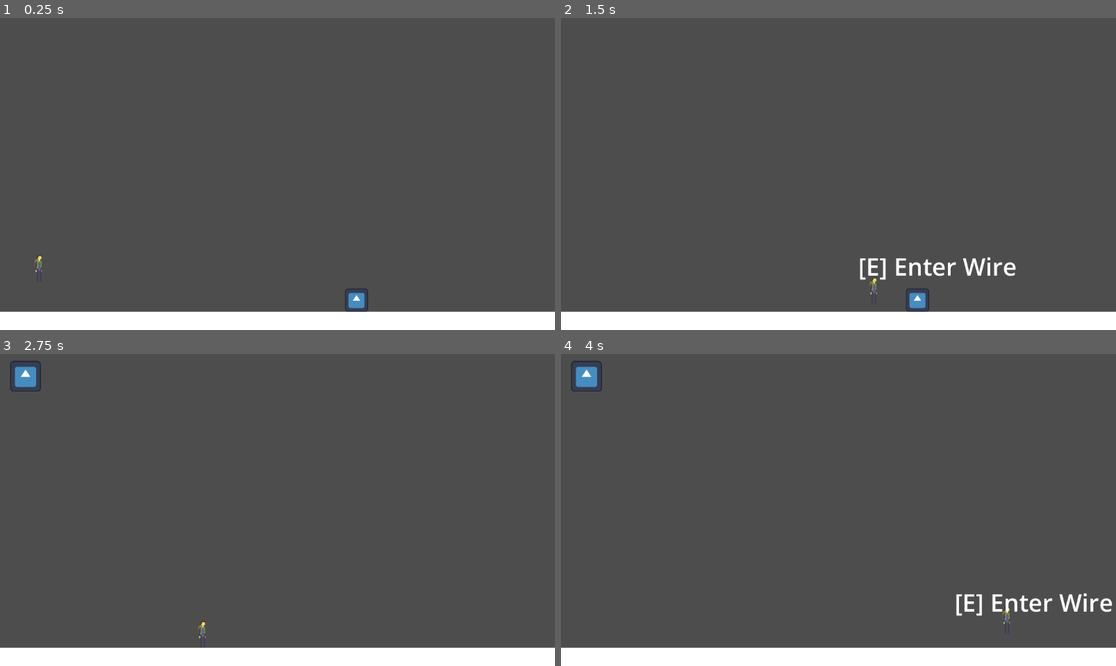
Above: before the commit, frames 1-4 (two rows, left to right).
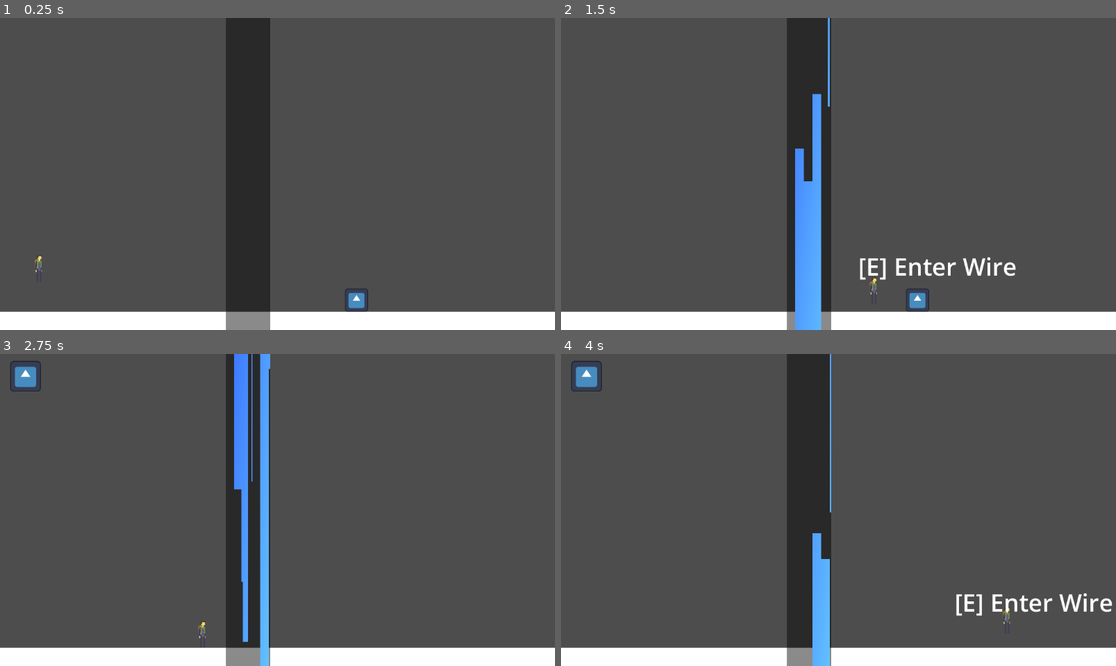
Above: after the commit, the same moments.

Repository: The-Spark-Industries/spark-energy
Game: Godot game, scene res://Master Scenes/level1.tscn
Two runs of this game, one before a commit and one after it. Both use one fixed random seed, a clock stepped at 60 frames per second and the inputs below. The engine's default icon, where the game draws it, is replaced by a stand-in: a white triangle on a blue panel in a dark square.
Inputs:
- Up to frame 1 (0.25 s): no input
- Up to frame 2 (1.5 s): hold Right (ui_right) from 0.53 s (still down); tap E (interact) at 0.6, 1.35 s; tap Space (jump) at 0.77 s
- Up to frame 3 (2.75 s): tap Space (jump) at 1.52 s; release Right (ui_right) at 2.03 s; hold Left (ui_left) from 2.03 s (still down); tap E (interact) at 2.1 s
- Up to frame 4 (4 s): release Left (ui_left) at 2.78 s; hold Right (ui_right) from 2.78 s (still down); tap E (interact) at 2.85, 3.6 s; tap Space (jump) at 3.02, 3.77 s

The runs differ from the first frame. In frame 1, 8.0% of the frame differs, in the area x 40-49%, y 0-100%; in frame 2, 8.0%; in frame 3, 8.0%; in frame 4, 8.0%.

Commit message:
actual shader

Diff:
--- /dev/null
+++ b/Level 1/Level 1 Art Assets/Shaders/WaterFall.gdshader
@@ -0,0 +1,62 @@
+shader_type canvas_item;
+
+uniform sampler2D SCREEN_TEXTURE : hint_screen_texture, filter_linear_mipmap;
+uniform float distortion_strength : hint_range(0.0, 0.05) = 0.02;
+
+uniform vec2 u_mouse;
+uniform vec2 u_resolution = vec2(1280.0, 720.0);
+
+uniform float background_alpha : hint_range(0.0, 1.0) = 0.1;
+
+uniform vec3 tint_color : source_color = vec3(0.1, 0.4, 1.0);
+uniform float opacity : hint_range(0.0, 1.0) = 0.8;
+
+float random_float(float x) {
+    return fract(sin(x) * 1e4);
+}
+
+float random_vec2(vec2 st) {
+    return fract(sin(dot(st.xy, vec2(12.9898, 78.233))) * 43758.5453123);
+}
+
+float pattern(vec2 st, vec2 v, float t) {
+    vec2 p = floor(st + v);
+    return step(t, random_float(100.0 + p.x * .000001 + p.y * .000001)
+                + random_float(p.x) * 0.5);
+}
+
+void fragment() {
+    vec2 st = FRAGCOORD.xy / u_resolution.xy;
+    st.x *= u_resolution.x / u_resolution.y;
+
+    vec2 grid = vec2(40.0, 30.0);
+    st *= grid;
+
+    vec2 ipos = floor(st);
+    vec2 fpos = fract(st);
+
+    vec2 vel = vec2(TIME * 1.4 * max(grid.x, grid.y));
+    vel *= vec2(0.05, -1.5) * random_float(2.0 + ipos.x);
+
+    vec2 offset = vec2(0.1, 0.0);
+
+    float threshold = 0.5 + u_mouse.x / u_resolution.x;
+
+    vec3 color = vec3(0.0);
+    color.r = pattern(st + offset, vel, threshold);
+    color.g = pattern(st, vel, threshold);
+    color.b = pattern(st - offset, vel, threshold);
+
+    color *= step(0.4, 1);
+
+	vec3 blue = vec3(0.1, 0.4, 1.0); // nice electric blue
+	float alpha = 0.6;              // 0.0 = invisible, 1.0 = solid
+
+	float mask = smoothstep(0.0, 1.0, 1.0 - color.r);
+
+	vec3 final_color = tint_color * mask;
+
+	float final_alpha = mix(background_alpha, opacity, mask);
+
+	COLOR = vec4(final_color, final_alpha);
+}
--- a/Master Scenes/level1.tscn
+++ b/Master Scenes/level1.tscn
@@ -7,9 +7,10 @@
 [ext_resource type="PackedScene" uid="uid://b3wrn5c1q8iuw" path="res://Master Scenes/pauseMenu.tscn" id="4_nuwp2"]
 [ext_resource type="Script" uid="uid://b5agu4nw8ytqn" path="res://Scripts/WirePath.gd" id="5_wirepath"]
 [ext_resource type="Script" uid="uid://bqfwoq83t3tyc" path="res://Scripts/WireEnd.gd" id="6_wireend"]
-[ext_resource type="PackedScene" uid="uid://dgy5vnulqv524" path="res://Master Scenes/WaterBlock.tscn" id="7_rgorn"]
+[ext_resource type="PackedScene" uid="uid://5ao3osj84mxr" path="res://Master Scenes/WaterBlock.tscn" id="7_rgorn"]
 [ext_resource type="PackedScene" path="res://Master Scenes/Checkpoint.tscn" id="8_tiul6"]
 [ext_resource type="PackedScene" uid="uid://g5lflum2cu2t" path="res://Master Scenes/WaterShoes.tscn" id="9_gdrb5"]
+[ext_resource type="Shader" uid="uid://blfxpyl8w6jjv" path="res://Level 1/Level 1 Art Assets/Shaders/WaterFall.gdshader" id="11_l37wp"]
 
 [sub_resource type="PhysicsMaterial" id="PhysicsMaterial_lyd6k"]
 
@@ -60,26 +61,41 @@
 [sub_resource type="CircleShape2D" id="CircleShape2D_w3b"]
 radius = 60.0
 
-[node name="Level1" type="Node2D" unique_id=320706740]
-
-[node name="platform" type="StaticBody2D" parent="." unique_id=1844586003]
+[sub_resource type="ShaderMaterial" id="ShaderMaterial_aqaee"]
+shader = ExtResource("11_l37wp")
+shader_parameter/distortion_strength = 0.05000000074506
+shader_parameter/u_mouse = Vector2(0, 0)
+shader_parameter/u_resolution = Vector2(1280, 720)
+shader_parameter/background_alpha = 0.46000002185
+shader_parameter/tint_color = Color(0.20002729, 0.39182138, 1, 1)
+shader_parameter/opacity = 1.0
+
+[sub_resource type="Gradient" id="Gradient_l37wp"]
+
+[sub_resource type="GradientTexture2D" id="GradientTexture2D_aqaee"]
+gradient = SubResource("Gradient_l37wp")
+fill_to = Vector2(1, 1)
+
+[node name="Level1" type="Node2D"]
+
+[node name="platform" type="StaticBody2D" parent="."]
 position = Vector2(853, 1353)
 physics_material_override = SubResource("PhysicsMaterial_lyd6k")
 
-[node name="MeshInstance2D" type="MeshInstance2D" parent="platform" unique_id=8104759]
+[node name="MeshInstance2D" type="MeshInstance2D" parent="platform"]
 scale = Vector2(2.0440001, 120.5)
 mesh = SubResource("QuadMesh_6015k")
 
-[node name="CollisionShape2D" type="CollisionShape2D" parent="platform" unique_id=483602300]
+[node name="CollisionShape2D" type="CollisionShape2D" parent="platform"]
 position = Vector2(2, 0)
 shape = SubResource("RectangleShape2D_4hvuo")
 
-[node name="RoomCamera" type="Camera2D" parent="." unique_id=1812731569]
+[node name="RoomCamera" type="Camera2D" parent="."]
 position = Vector2(577, 314)
 script = ExtResource("3_roomcam")
 camera_targets_path = NodePath("../CameraPoints")
 
-[node name="pauseMenu" parent="RoomCamera" unique_id=1118913350 instance=ExtResource("4_nuwp2")]
+[node name="pauseMenu" parent="RoomCamera" instance=ExtResource("4_nuwp2")]
 visible = false
 anchors_preset = 0
 anchor_right = 0.0
@@ -92,187 +108,202 @@
 grow_vertical = 1
 scale = Vector2(1.2, 1.2)
 
-[node name="gameInterface" parent="RoomCamera" unique_id=2083672228 instance=ExtResource("3_303fj")]
+[node name="gameInterface" parent="RoomCamera" instance=ExtResource("3_303fj")]
 offset_left = -555.0
 offset_top = -307.0
 offset_right = -555.0
 offset_bottom = -307.0
 scale = Vector2(0.5, 0.5)
 
-[node name="CharacterBody2D" type="CharacterBody2D" parent="." unique_id=1023514506]
+[node name="CharacterBody2D" type="CharacterBody2D" parent="."]
 position = Vector2(406, 1156)
 script = ExtResource("1_vly50")
 
-[node name="CollisionShape2D" type="CollisionShape2D" parent="CharacterBody2D" unique_id=159246419]
+[node name="CollisionShape2D" type="CollisionShape2D" parent="CharacterBody2D"]
 position = Vector2(-1, 2)
 shape = SubResource("RectangleShape2D_y4dr7")
 
-[node name="Sprite2D" type="Sprite2D" parent="CharacterBody2D" unique_id=648467936]
+[node name="Sprite2D" type="Sprite2D" parent="CharacterBody2D"]
 texture = ExtResource("2_nuwp2")
 
-[node name="CameraPoints" type="Node2D" parent="." unique_id=672961212]
+[node name="CameraPoints" type="Node2D" parent="."]
 position = Vector2(-1099, 1007)
 
-[node name="Node2D5" type="Node2D" parent="CameraPoints" unique_id=1681594411]
+[node name="Node2D5" type="Node2D" parent="CameraPoints"]
 position = Vector2(4000, 0)
 
-[node name="Node2D4" type="Node2D" parent="CameraPoints" unique_id=1813217306]
+[node name="Node2D4" type="Node2D" parent="CameraPoints"]
 position = Vector2(3000, 0)
 
-[node name="Node2D3" type="Node2D" parent="CameraPoints" unique_id=1282915343]
+[node name="Node2D3" type="Node2D" parent="CameraPoints"]
 position = Vector2(2000, 0)
 
-[node name="Node2D2" type="Node2D" parent="CameraPoints" unique_id=609835357]
+[node name="Node2D2" type="Node2D" parent="CameraPoints"]
 position = Vector2(1000, 0)
 
-[node name="Node2D" type="Node2D" parent="CameraPoints" unique_id=1172714710]
-
-[node name="WirePath1" type="Node2D" parent="." unique_id=1125744823]
+[node name="Node2D" type="Node2D" parent="CameraPoints"]
+
+[node name="WirePath1" type="Node2D" parent="."]
 position = Vector2(482, 1254)
 script = ExtResource("5_wirepath")
 
-[node name="Path2D" type="Path2D" parent="WirePath1" unique_id=1211272085]
+[node name="Path2D" type="Path2D" parent="WirePath1"]
 curve = SubResource("Curve2D_wire1")
 
-[node name="PathFollow2D" type="PathFollow2D" parent="WirePath1/Path2D" unique_id=432903862]
+[node name="PathFollow2D" type="PathFollow2D" parent="WirePath1/Path2D"]
 rotation = -1.2906986
 
-[node name="EndA" type="Area2D" parent="WirePath1" unique_id=1221913779]
-collision_layer = 0
-script = ExtResource("6_wireend")
-
-[node name="CollisionShape2D" type="CollisionShape2D" parent="WirePath1/EndA" unique_id=1295475477]
+[node name="EndA" type="Area2D" parent="WirePath1"]
+collision_layer = 0
+script = ExtResource("6_wireend")
+
+[node name="CollisionShape2D" type="CollisionShape2D" parent="WirePath1/EndA"]
 shape = SubResource("CircleShape2D_w1a")
 
-[node name="Prompt" type="Label" parent="WirePath1/EndA" unique_id=1691917041]
-visible = false
-offset_left = -40.0
-offset_top = -90.0
-offset_right = 60.0
-offset_bottom = -70.0
-theme_override_font_sizes/font_size = 50
-text = "[E] Enter Wire"
-
-[node name="EndB" type="Area2D" parent="WirePath1" unique_id=1079659657]
+[node name="Prompt" type="Label" parent="WirePath1/EndA"]
+visible = false
+offset_left = -40.0
+offset_top = -90.0
+offset_right = 60.0
+offset_bottom = -70.0
+theme_override_font_sizes/font_size = 50
+text = "[E] Enter Wire"
+
+[node name="EndB" type="Area2D" parent="WirePath1"]
 position = Vector2(500, 0)
 collision_layer = 0
 script = ExtResource("6_wireend")
 is_start = false
 
-[node name="CollisionShape2D" type="CollisionShape2D" parent="WirePath1/EndB" unique_id=906745439]
+[node name="CollisionShape2D" type="CollisionShape2D" parent="WirePath1/EndB"]
 position = Vector2(-14, 0)
 shape = SubResource("CircleShape2D_w1b")
 
-[node name="Prompt" type="Label" parent="WirePath1/EndB" unique_id=2057939934]
-visible = false
-offset_left = -40.0
-offset_top = -90.0
-offset_right = 60.0
-offset_bottom = -70.0
-theme_override_font_sizes/font_size = 50
-text = "[E] Enter Wire"
-
-[node name="WirePath2" type="Node2D" parent="." unique_id=916138111]
+[node name="Prompt" type="Label" parent="WirePath1/EndB"]
+visible = false
+offset_left = -40.0
+offset_top = -90.0
+offset_right = 60.0
+offset_bottom = -70.0
+theme_override_font_sizes/font_size = 50
+text = "[E] Enter Wire"
+
+[node name="WirePath2" type="Node2D" parent="."]
 position = Vector2(1182, 1254)
 script = ExtResource("5_wirepath")
 
-[node name="Path2D" type="Path2D" parent="WirePath2" unique_id=999994171]
+[node name="Path2D" type="Path2D" parent="WirePath2"]
 material = SubResource("CanvasItemMaterial_y4dr7")
 scale = Vector2(1, 0.26)
 curve = SubResource("Curve2D_wire2")
 
-[node name="PathFollow2D" type="PathFollow2D" parent="WirePath2/Path2D" unique_id=586326500]
+[node name="PathFollow2D" type="PathFollow2D" parent="WirePath2/Path2D"]
 rotation = -0.9496912
 
-[node name="EndA" type="Area2D" parent="WirePath2" unique_id=1109308881]
-collision_layer = 0
-script = ExtResource("6_wireend")
-
-[node name="CollisionShape2D" type="CollisionShape2D" parent="WirePath2/EndA" unique_id=1036708283]
+[node name="EndA" type="Area2D" parent="WirePath2"]
+collision_layer = 0
+script = ExtResource("6_wireend")
+
+[node name="CollisionShape2D" type="CollisionShape2D" parent="WirePath2/EndA"]
 shape = SubResource("CircleShape2D_w2a")
 
-[node name="Prompt" type="Label" parent="WirePath2/EndA" unique_id=888101419]
-visible = false
-offset_left = -40.0
-offset_top = -90.0
-offset_right = 60.0
-offset_bottom = -70.0
-theme_override_font_sizes/font_size = 50
-text = "[E] Enter Wire"
-
-[node name="EndB" type="Area2D" parent="WirePath2" unique_id=525046066]
+[node name="Prompt" type="Label" parent="WirePath2/EndA"]
+visible = false
+offset_left = -40.0
+offset_top = -90.0
+offset_right = 60.0
+offset_bottom = -70.0
+theme_override_font_sizes/font_size = 50
+text = "[E] Enter Wire"
+
+[node name="EndB" type="Area2D" parent="WirePath2"]
 position = Vector2(800, 0)
 collision_layer = 0
 script = ExtResource("6_wireend")
 is_start = false
 
-[node name="CollisionShape2D" type="CollisionShape2D" parent="WirePath2/EndB" unique_id=99447628]
+[node name="CollisionShape2D" type="CollisionShape2D" parent="WirePath2/EndB"]
 shape = SubResource("CircleShape2D_w2b")
 
-[node name="Prompt" type="Label" parent="WirePath2/EndB" unique_id=1590455286]
-visible = false
-offset_left = -40.0
-offset_top = -90.0
-offset_right = 60.0
-offset_bottom = -70.0
-theme_override_font_sizes/font_size = 50
-text = "[E] Enter Wire"
-
-[node name="WirePath3" type="Node2D" parent="." unique_id=1094322965]
+[node name="Prompt" type="Label" parent="WirePath2/EndB"]
+visible = false
+offset_left = -40.0
+offset_top = -90.0
+offset_right = 60.0
+offset_bottom = -70.0
+theme_override_font_sizes/font_size = 50
+text = "[E] Enter Wire"
+
+[node name="WirePath3" type="Node2D" parent="."]
 position = Vector2(-114, 1241)
 script = ExtResource("5_wirepath")
 
-[node name="Path2D" type="Path2D" parent="WirePath3" unique_id=1222895979]
+[node name="Path2D" type="Path2D" parent="WirePath3"]
 position = Vector2(-349, 14.999981)
 scale = Vector2(1.114618, 0.22846451)
 curve = SubResource("Curve2D_wire3")
 
-[node name="PathFollow2D" type="PathFollow2D" parent="WirePath3/Path2D" unique_id=834413157]
+[node name="PathFollow2D" type="PathFollow2D" parent="WirePath3/Path2D"]
 rotation = -1.2933193
 
-[node name="EndA" type="Area2D" parent="WirePath3" unique_id=1349027901]
+[node name="EndA" type="Area2D" parent="WirePath3"]
 position = Vector2(-345, 2)
 collision_layer = 0
 script = ExtResource("6_wireend")
 
-[node name="CollisionShape2D" type="CollisionShape2D" parent="WirePath3/EndA" unique_id=267454114]
+[node name="CollisionShape2D" type="CollisionShape2D" parent="WirePath3/EndA"]
 position = Vector2(-2, 0)
 shape = SubResource("CircleShape2D_w3a")
 
-[node name="Prompt" type="Label" parent="WirePath3/EndA" unique_id=424495009]
-visible = false
-offset_left = -40.0
-offset_top = -90.0
-offset_right = 60.0
-offset_bottom = -70.0
-theme_override_font_sizes/font_size = 50
-text = "[E] Enter Wire"
-
-[node name="EndB" type="Area2D" parent="WirePath3" unique_id=512753618]
+[node name="Prompt" type="Label" parent="WirePath3/EndA"]
+visible = false
+offset_left = -40.0
+offset_top = -90.0
+offset_right = 60.0
+offset_bottom = -70.0
+theme_override_font_sizes/font_size = 50
+text = "[E] Enter Wire"
+
+[node name="EndB" type="Area2D" parent="WirePath3"]
 position = Vector2(321, -5)
 collision_layer = 0
 script = ExtResource("6_wireend")
 is_start = false
 
-[node name="CollisionShape2D" type="CollisionShape2D" parent="WirePath3/EndB" unique_id=261022935]
+[node name="CollisionShape2D" type="CollisionShape2D" parent="WirePath3/EndB"]
 position = Vector2(-45, 15)
 shape = SubResource("CircleShape2D_w3b")
 
-[node name="Prompt" type="Label" parent="WirePath3/EndB" unique_id=1550603915]
-visible = false
-offset_left = -40.0
-offset_top = -90.0
-offset_right = 60.0
-offset_bottom = -70.0
-theme_override_font_sizes/font_size = 50
-text = "[E] Enter Wire"
-
-[node name="WaterBlock" parent="." unique_id=1311997150 instance=ExtResource("7_rgorn")]
+[node name="Prompt" type="Label" parent="WirePath3/EndB"]
+visible = false
+offset_left = -40.0
+offset_top = -90.0
+offset_right = 60.0
+offset_bottom = -70.0
+theme_override_font_sizes/font_size = 50
+text = "[E] Enter Wire"
+
+[node name="WaterBlock" parent="." instance=ExtResource("7_rgorn")]
 position = Vector2(-1287, 1341)
 
-[node name="Checkpoint" parent="." unique_id=1705835190 instance=ExtResource("8_tiul6")]
+[node name="Checkpoint" parent="." instance=ExtResource("8_tiul6")]
 position = Vector2(-192, 1229)
 
-[node name="WaterShoes" parent="." unique_id=1326362754 instance=ExtResource("9_gdrb5")]
+[node name="WaterShoes" parent="." instance=ExtResource("9_gdrb5")]
 position = Vector2(1065, 1269)
 scale = Vector2(1.5, 1.5)
+
+[node name="Water Features" type="Node" parent="."]
+
+[node name="ColorRect" type="ColorRect" parent="Water Features"]
+z_index = 5
+material = SubResource("ShaderMaterial_aqaee")
+offset_left = 794.0
+offset_top = 491.0
+offset_right = 886.0
+offset_bottom = 1442.0
+
+[node name="PointLight2D" type="PointLight2D" parent="Water Features/ColorRect"]
+position = Vector2(43.00002, 473.50003)
+scale = Vector2(1.5624994, 14.734376)
+texture = SubResource("GradientTexture2D_aqaee")
--- a/project.godot
+++ b/project.godot
@@ -16,7 +16,7 @@
 
 config/name="Spark's Energy Quest"
 run/main_scene="uid://c812w5iknq1es"
-config/features=PackedStringArray("4.6", "GL Compatibility")
+config/features=PackedStringArray("4.5", "GL Compatibility")
 config/icon="res://icon.svg"
 
 [autoload]
Not shown, added: Level 1/Level 1 Art Assets/Shaders/WaterFall.gdshader.uid
Not shown: 1 places in Master Scenes/level1.tscn that only renumber resources
